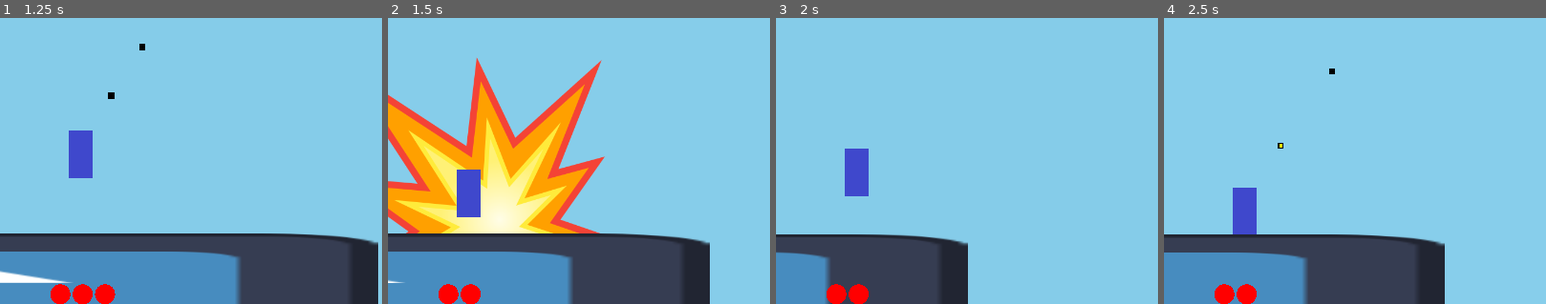
Above: before the commit, frames 1-4 (left to right).
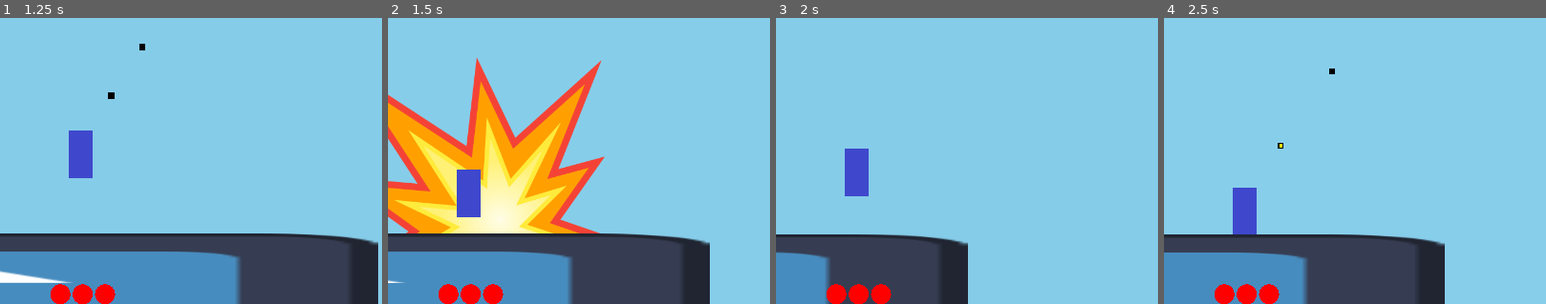
Above: after the commit, the same moments.

Repository: notMSB/bunk
Game: Godot game, scene res://scenes/game.tscn
The game is run twice, just before and just after one commit, with the same random seed, the same clock (stepped at 60 frames per second) and the same inputs. The engine's default icon, where the game draws it, is replaced by a stand-in: a white triangle on a blue panel in a dark square.
Inputs (mouse positions are % of the whole screen's width and height, from its top left):
- Up to frame 1 (1.25 s): tap Enter at 0.5 s; move the mouse to (72, 45) at 0.52 s; press the mouse at (72, 45) at 0.53 s; hold Right (ui_right) from 0.53 s (still down); tap Space (jump) at 0.77 s
- Up to frame 2 (1.5 s): keep holding Right (ui_right); move the mouse to (30, 55) at 1.27 s; release the mouse at (30, 55) at 1.28 s; tap Shift (item) at 1.35 s
- Up to frame 3 (2 s): keep holding Right (ui_right); tap Space (jump) at 1.52 s; click (30, 55) at 1.55 s
- Up to frame 4 (2.5 s): move the mouse to (60, 28) at 2.02 s; release Right (ui_right) at 2.03 s; press the mouse at (60, 28) at 2.03 s; hold Left (ui_left) from 2.03 s (still down); tap Ctrl (misc) at 2.1 s
The pictures show only the part of the screen within x 39-89%, y 50-100%; the shares and areas given below are measured in that part.

Frame 1 is identical in both runs. In frame 2, 0.3% of the frame differs, in the area x 24-31%, y 93-100%; in frame 3, 0.3%; in frame 4, 0.3%.

Commit message:
player damage bugfixes

Diff:
--- a/scripts/bullet.gd
+++ b/scripts/bullet.gd
@@ -14,7 +14,7 @@
 	if pierceTimer > 0: $Sprite2D.modulate = Color(1,1,0,1)
 	speed = speed * speedMod
 	damageMask = mask
-	ignoreMask = 1 if mask == 2 else 2
+	ignoreMask = 65 if mask == 2 else 2
 	damage = weaponDamage
 	global_position = startPos
 	direction = (goalPos - startPos).normalized()
--- a/scripts/clam_ai.gd
+++ b/scripts/clam_ai.gd
@@ -27,7 +27,7 @@
 				5: shotDir = Vector2(bulletOrigin.x - 5, bulletOrigin.y)
 				6: shotDir = Vector2(bulletOrigin.x - 5, bulletOrigin.y + 5)
 				7: shotDir = Vector2(bulletOrigin.x - 5, bulletOrigin.y - 5)
-			shot.fire(shotDir, bulletOrigin, 1, 0, 1, .25)
+			shot.fire(shotDir, bulletOrigin, 1, 0, 65, .25)
 		shotCooldown = COOLDOWN
 
 func setup(p):
--- a/scripts/explosion.gd
+++ b/scripts/explosion.gd
@@ -14,7 +14,7 @@
 	hitBody = causeBody
 
 func _on_body_entered(body):
-	if body.collision_layer != 1: #ignore player, delete on everything else
+	if body.collision_layer != 65: #ignore player, delete on everything else
 		if body.health > 0: body.take_damage(damage)
 	elif hitBody != null:
 		if (body.currentPlatform != null and hitBody == body.currentPlatform) or (body.is_on_floor() and hitBody.name == "Floor"): #the starting floor needs its own case
--- a/scripts/shrimp_ai.gd
+++ b/scripts/shrimp_ai.gd
@@ -17,7 +17,7 @@
 		shot.get_node("Sprite2D").modulate = Color.RED
 		bulletHolder.add_child(shot)
 
-		shot.fire(player.global_position, enemy.global_position, 1, 0, 1, .4,)
+		shot.fire(player.global_position, enemy.global_position, 1, 0, 65, .4,)
 		shotCooldown = COOLDOWN
 
 func flip(playerLeft):
